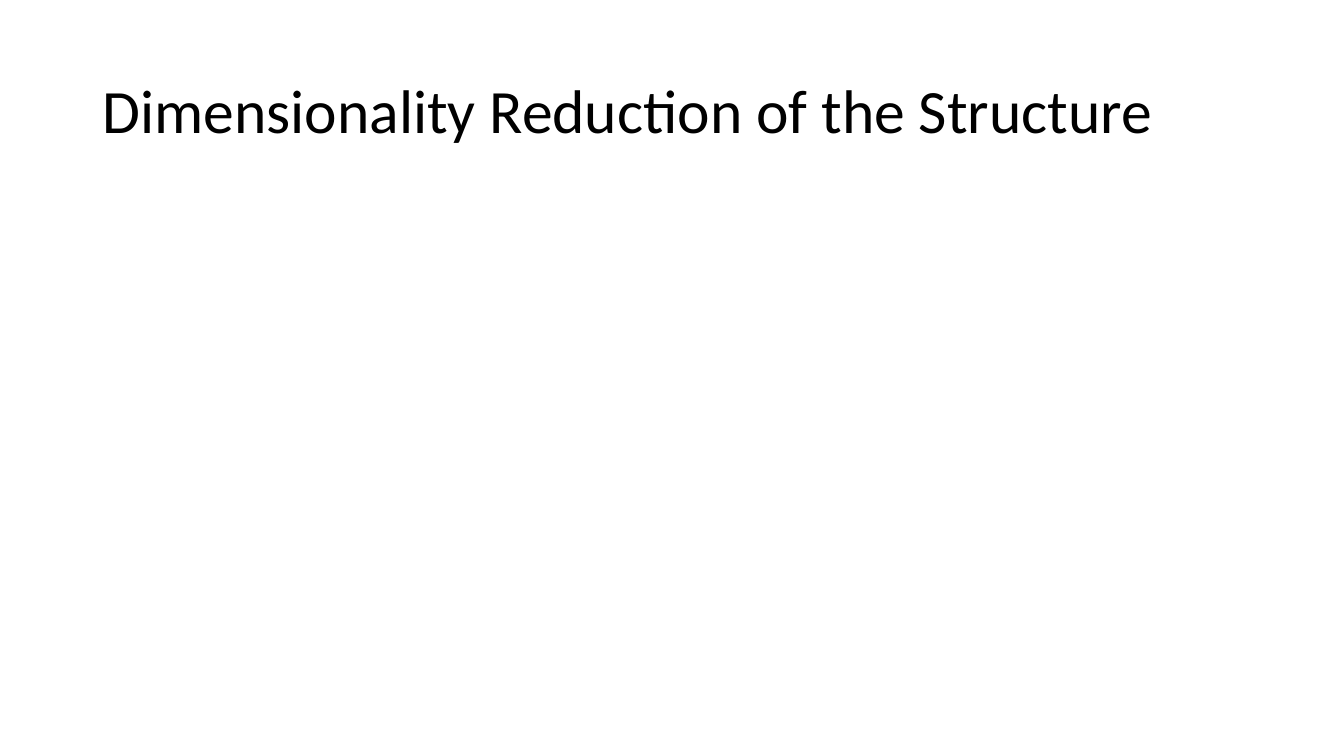
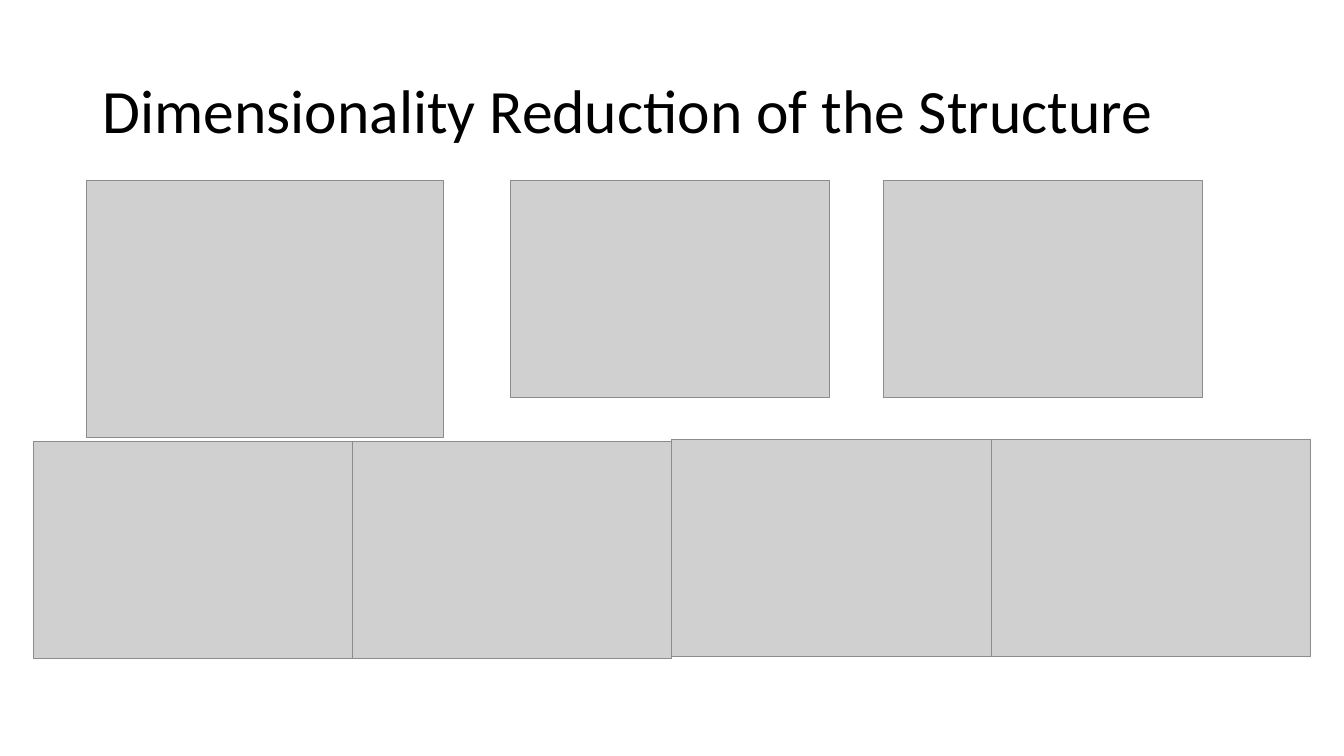
Before and after one commit to jallen30gt/Materials-Informatics-2, a slide deck: slide 6 of 2016 04 25 - Materials Informatics FInal - Template.pptx. Drawn at 1344x756 pixels with LibreOffice and Linux fonts; fonts in the diff are those of the drawing; grey boxes stand for pictures. Boxes give left, top, right and bottom in pixels: in the first picture for what was removed or moved away, otherwise in the second. Text is boxed around its words. In the diff, an @@ line names an element or a change of style, - is before the commit and + after.

Commit message:
Presentation Template

```diff
--- a/2016 04 25 - Materials Informatics FInal - Template.pptx
+++ b/2016 04 25 - Materials Informatics FInal - Template.pptx
@@ picture added at [87,181,444,438] @@
@@ picture added at [510,181,830,398] @@
@@ picture added at [884,181,1204,398] @@
@@ picture added at [33,442,353,658] @@
@@ picture added at [353,442,673,658] @@
@@ picture added at [673,440,992,656] @@
@@ picture added at [991,440,1311,656] @@
```
